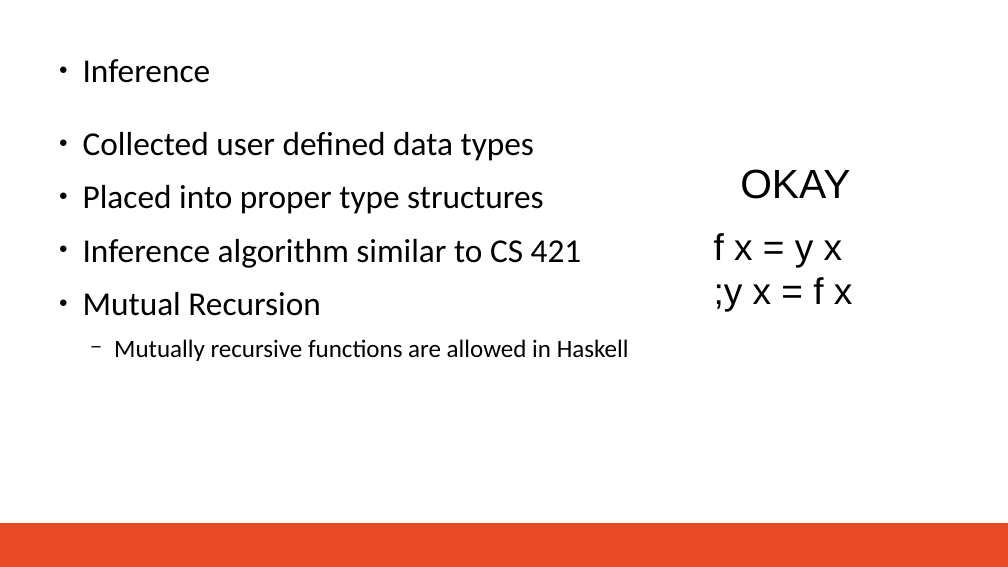
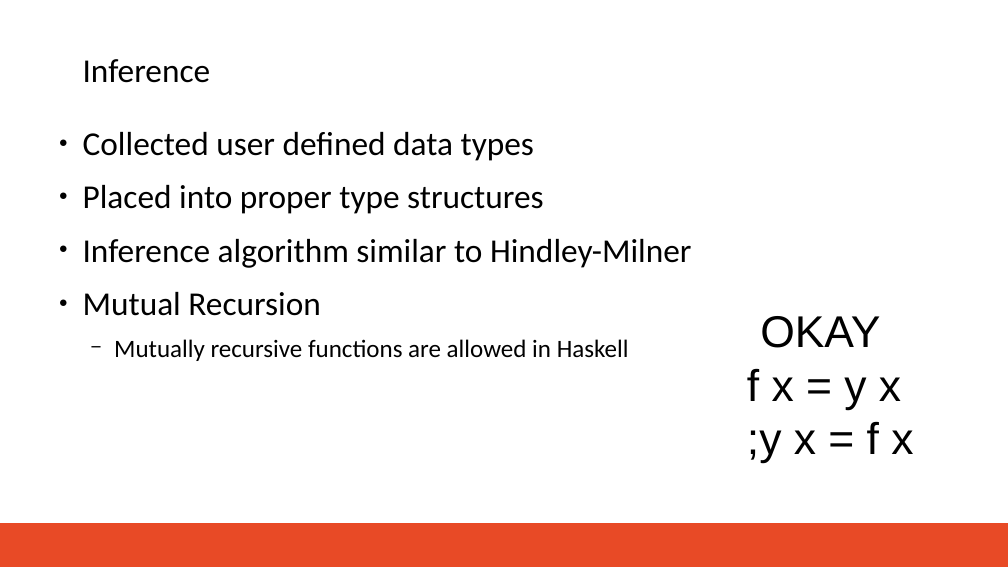
Before and after one commit to brrmorre/SeniorThesis, a slide deck: slide 6 of presentation/presentation.odp (slide 7 before the commit). Drawn at 1008x567 pixels with LibreOffice and Linux fonts; fonts in the diff are those of the drawing; background and template pictures are left out. Boxes give left, top, right and bottom in pixels: in the first picture for what was removed or moved away, otherwise in the second. Text is boxed around its words. In the diff, an @@ line names an element or a change of style, - is before the commit and + after.

```diff
--- a/presentation/presentation.odp
+++ b/presentation/presentation.odp
@@ text "Inference" at <box>83,59,211,83</box>: bullet ● to none @@
@@ text at <box>83,239,691,268</box>: text changed @@
-● Inference algorithm similar to CS 421
+● Inference algorithm similar to Hindley-Milner
@@ text "OKAY": place and size @@
-text "OKAY" at <box>740,169,850,199</box>
+text "OKAY" at <box>760,316,880,348</box>
@@ text "OKAY" at <box>760,316,880,348</box>: size 44 to 48 pt @@
@@ text "f x = y x": place and size @@
-text "f x = y x" at <box>714,233,853,311</box>
+text "f x = y x" at <box>747,369,913,463</box>
@@ text "f x = y x" at <box>747,369,913,463</box>: size 40 to 48 pt @@
```
Also in this commit, not shown: 6 other slides changed, 1 slide removed, 6 other files.
